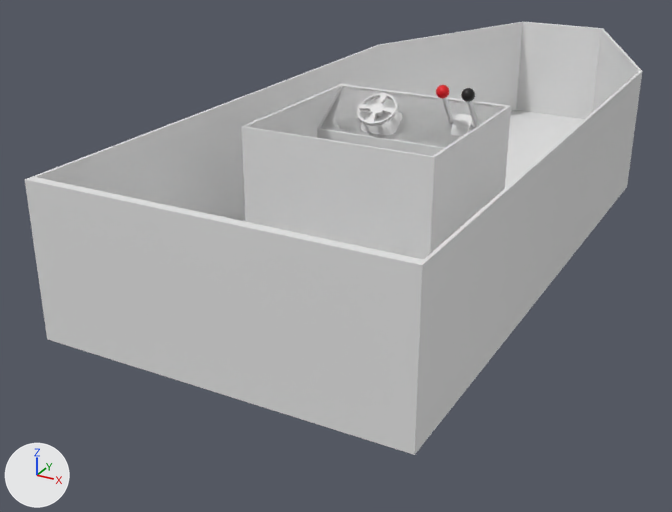
Before and after pictures for a commit that changed the Blender file Assets/Models/Boat.blend.
Camera for both pictures: a 50 mm lens placed at (3.98, -8.17, 3.91), pointed at (-0.87, 0.64, -0.49). Lighting does not change. The marker at lower left points along +X, +Y and +Z.

The first picture shows 'Boat', 'StearingWheel'.
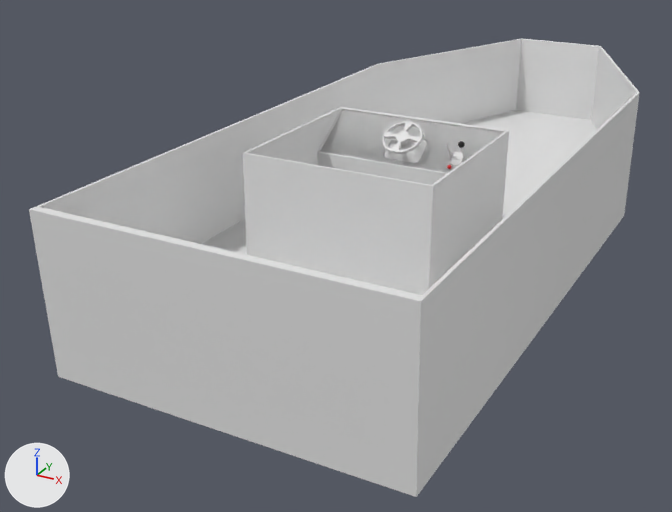
Where the newer file only moved an object's origin or applied its transform, the numbers keep the older frame.

Boxes (x1, y1, x2, y2) around the edits, measured in the pictures (672 x 512 px; the box of a moved part takes in the faces that stretch with it):
'Boat', reshaped
    before: (25, 22, 642, 455)
    after: (29, 39, 640, 497)
part 1 of me_plane, moved or reshaped
    before: (451, 114, 477, 136)
    after: (451, 152, 467, 165)
part 2 of me_plane, moved or reshaped
    before: (320, 87, 504, 147)
    after: (320, 110, 504, 173)
part 3 of me_plane, moved or reshaped
    before: (361, 111, 402, 135)
    after: (384, 139, 427, 163)
part 4 of me_plane, moved or reshaped
    before: (25, 22, 642, 455)
    after: (29, 39, 640, 497)

The change in detail:
me_plane is used by ob_boat; location (0.0, 0.0, 0.0); scale (0.333, 0.333, 1.0).
me_plane had 184 vertices, 158 faces and spanned x -5.4..5.4, y -9.0..18.9, z -0.1..1.5.
me_plane now has 184 vertices, 158 faces and spans x -5.4..5.4, y -9.0..19.1, z -0.5..1.2.
me_plane part 1: the loose piece of 24 vertices spanning x 1.5..2.1, y 1.8..2.5, z 1.2..1.4 is scaled about its middle by 0.597, then moved by (0.0, -0.3, -0.3).
me_plane part 2: the loose piece of 4 vertices spanning x -2.9..2.9, y 1.3..2.9, z 1.1..1.4 is moved by (0.0, 0.0, -0.3).
me_plane part 3: the loose piece of 96 vertices spanning x -1.5..-0.3, y 1.4..2.3, z 1.1..1.3 is moved by (0.9, 0.0, -0.3).
me_plane part 4: 42 of the vertices in x -5.4..5.4, y -9.0..18.9, z -0.1..1.5 are multiplied about their middle by the matrix ((1.0, 0.0, 0.0), (0.0, 1.0, -0.128), (0.0, 0.0, 1.1)), then moved by (0.0, 0.1, -0.3).
